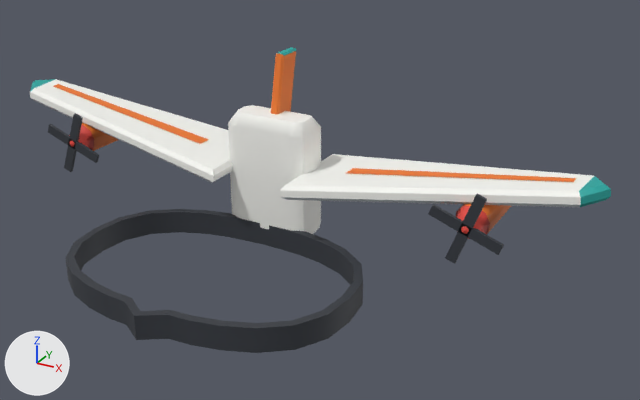
Two versions of the FBX model Overbooked/arte/accesorios/AlasAvion.fbx, one commit apart.
Camera for both pictures: a 50 mm camera at (1.73, -2.43, 1.59) aimed at (0.34, 0.1, 0.33). The axes (+X, +Y, +Z) are drawn at lower left. The lights are the same throughout. The picture after the commit comes second. Vertices at exactly the same position are counted once.

Names of what the first picture shows: 'AlasAvion'.
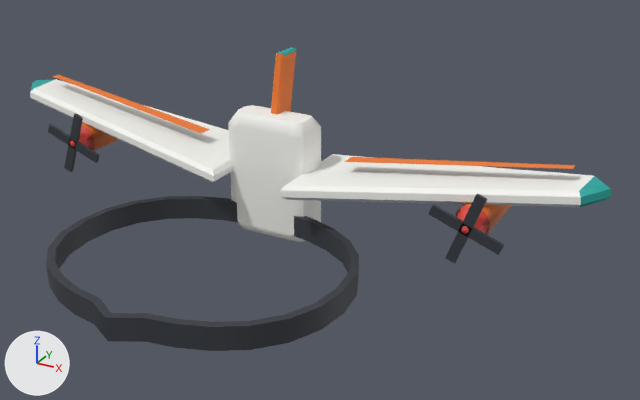
The newer file is also rescaled (x1.066), turned or shifted as a whole; pictures and numbers use the older file's frame.

Where the change shows, as pixel boxes [x1, y1, x2, y2] in the pictures (640 x 400 px; the box of a moved part takes in the faces that stretch with it):
'AlasAvion', reshaped
    before: [30, 47, 611, 353]
    after: [30, 47, 611, 351]
part 1 of me_alasavion, moved or reshaped
    before: [65, 209, 363, 353]
    after: [46, 196, 359, 351]
part 2 of me_alasavion, moved or reshaped
    before: [54, 84, 209, 144]
    after: [52, 75, 210, 134]
part 3 of me_alasavion, moved or reshaped
    before: [347, 168, 576, 182]
    after: [345, 157, 576, 169]

The change in detail:
me_alasavion is used by ob_alasavion; location (0.0, 0.0, 0.0).
Verts and faces of me_alasavion; kept vertices keep their numbers, new ones are numbered from 372.
Before the commit, vertices of me_alasavion: 192 (0.33, 0.31, 0.35) at pixel (345, 173), 193 (1.16, 0.34, 0.47) at pixel (573, 181), 194 (1.16, 0.38, 0.47) at pixel (576, 178), 195 (0.33, 0.37, 0.35) at pixel (352, 168), 206 (0.93, 0.2, 0.33) at pixel (490, 223).
Before the commit, vertices of me_alasavion: 209 (0.84, 0.2, 0.37) at pixel (464, 205), 210 (0.81, 0.2, 0.35) at pixel (456, 211), 211 (0.8, 0.2, 0.31), 212 (0.82, 0.2, 0.27), 213 (0.86, 0.2, 0.25) at pixel (467, 238).
Before the commit, vertices of me_alasavion: 214 (0.9, 0.2, 0.26).
me_alasavion had 372 vertices, 400 faces and spanned x -1.28..1.28, y -0.54..0.54, z 0.0..0.75.
me_alasavion now has 372 vertices, 400 faces and spans x -1.28..1.28, y -0.67..0.54, z 0.03..0.75.
Part 1, on me_alasavion:
3 vertices are removed from x -0.02, y 0.44, z 0.19..0.38.
16 faces are deleted.
6 vertices in x -0.09..0.1, y 0.44, z 0.17..0.36 move by (0.0, 0.04, 0.0).
6 vertices in x 0.49..0.56, y -0.34..0.14, z 0.09 move by (0.01, -0.06, 0.06).
6 vertices in x 0.49..0.56, y -0.34..0.14, z 0.0 move by (0.01, -0.06, 0.07).
6 vertices in x -0.56..-0.49, y -0.34..0.14, z 0.09 move by (-0.01, -0.06, 0.06).
6 vertices in x -0.56..-0.49, y -0.34..0.14, z 0.0 move by (-0.01, -0.06, 0.07).
4 vertices in x -0.55..0.55, y -0.23..0.03, z 0.09 move by (0.0, -0.06, 0.06).
87 vertices move from x -0.55..0.55, y -0.54..0.44, z 0.0..0.34 to x -0.55..0.55, y -0.67..0.53, z 0.07..0.34.
3 vertices are added at (-0.02, 0.48, 0.38), (-0.02, 0.53, 0.36), (-0.02, 0.53, 0.19).
16 new faces join them.
Part 2, on me_alasavion:
8 faces are deleted.
3 vertices in x -1.16..-0.33, y 0.31..0.38, z 0.35..0.47 move by (0.01, 0.0, 0.05).
1 vertex moves from x -1.16, y 0.34, z 0.47 to x -1.15, y 0.35, z 0.52.
8 new faces join them.
Part 3, on me_alasavion:
Faces deleted: (209, 211, 213), (209, 210, 211), (212, 214, 213), (206, 214, 212).
Vertices 192, 194, 195 move by (-0.01, 0.0, 0.05).
Vertex 193 moves to (1.15, 0.35, 0.52), pixel (573, 168).
New faces: (209, 210, 213), (210, 211, 213), (206, 214, 213), (206, 213, 212).
